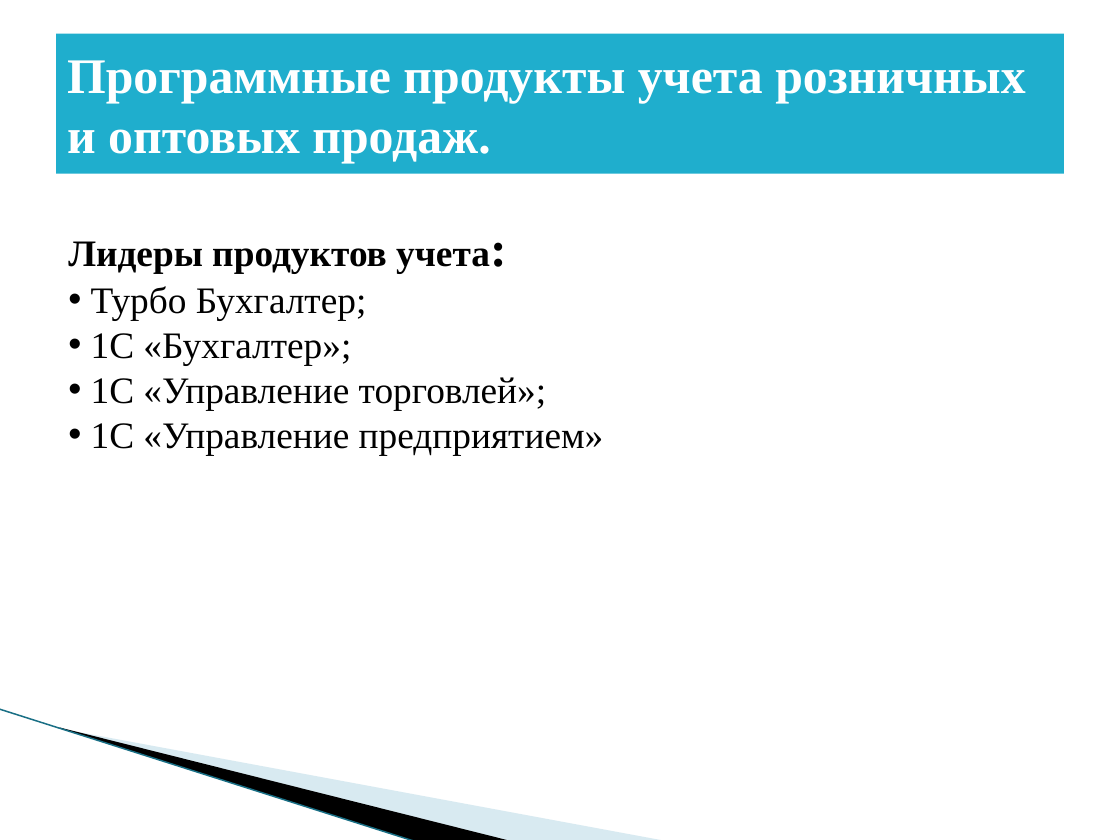
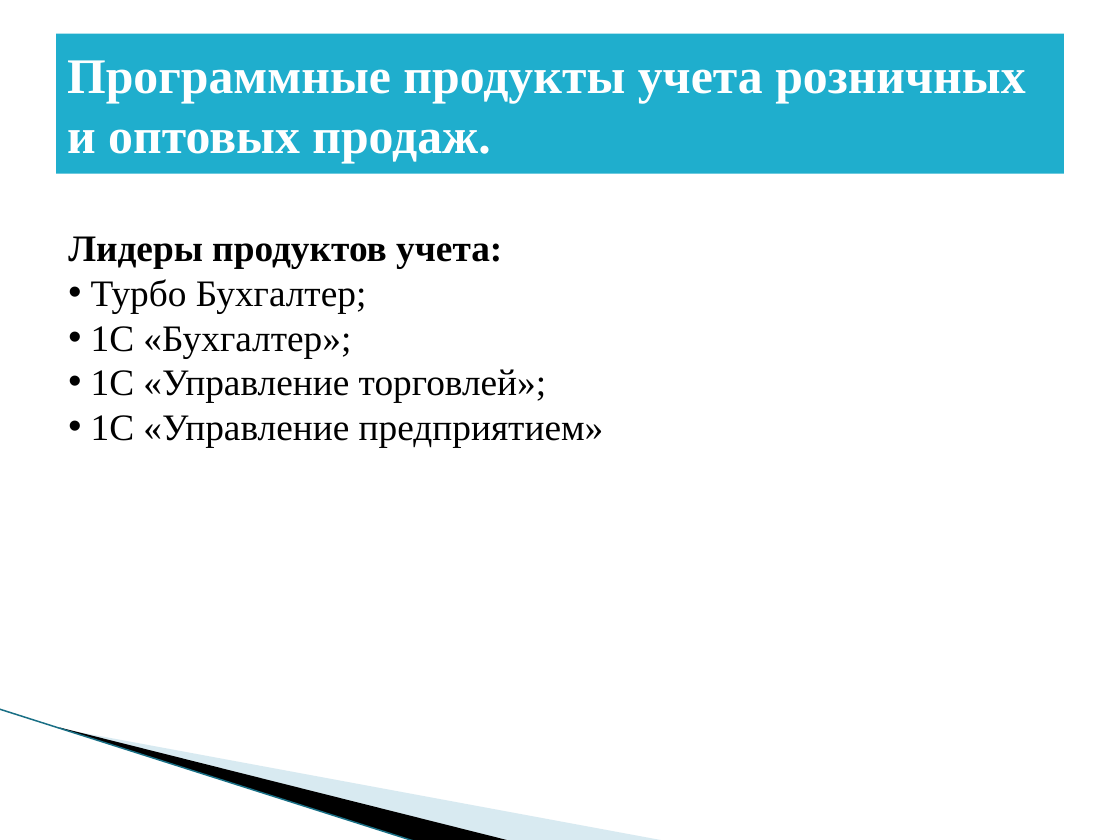
Before and after one commit to BadMax-Kirov/VKR, a slide deck: slide 9 of Выпускная квалификационная работа.pptx. Drawn at 1120x840 pixels with LibreOffice and Linux fonts; fonts in the diff are those of the drawing; background and template pictures are left out. Boxes give left, top, right and bottom in pixels: in the first picture for what was removed or moved away, otherwise in the second. Text is boxed around its words. In the diff, an @@ line names an element or a change of style, - is before the commit and + after.

```diff
--- a/Выпускная квалификационная работа.pptx
+++ b/Выпускная квалификационная работа.pptx
@@ text at bbox=[68, 236, 502, 268]: size 32 to 24 pt in "учета:" @@
```
Also in this commit, not shown: 8 other slides changed.
